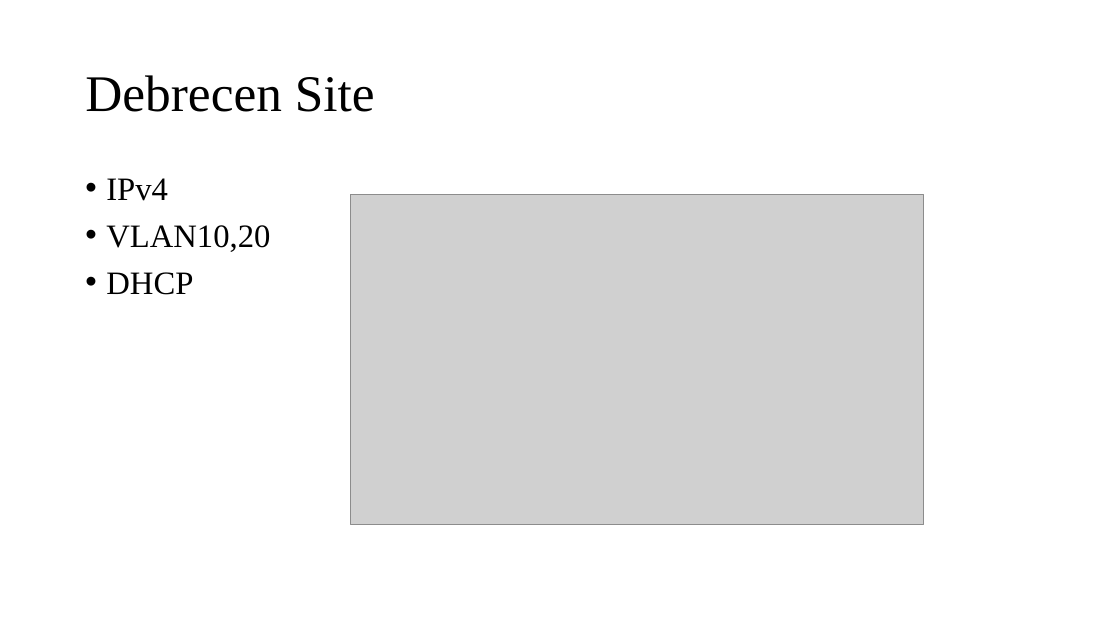
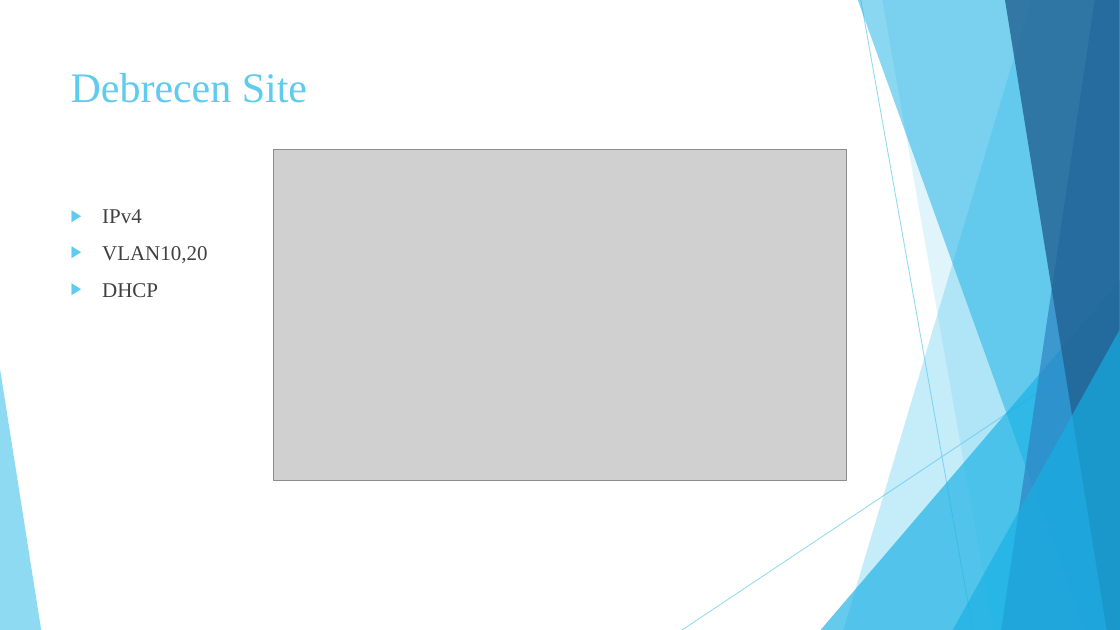
Before and after one commit to BalaWW/NetWorks, a slide deck: slide 5 of NetWorks Presentation.pptx. Drawn at 1120x630 pixels with LibreOffice and Linux fonts; fonts in the diff are those of the drawing; grey boxes stand for pictures. Boxes give left, top, right and bottom in pixels: in the first picture for what was removed or moved away, otherwise in the second. Text is boxed around its words. In the diff, an @@ line names an element or a change of style, - is before the commit and + after.

```diff
--- a/NetWorks Presentation.pptx
+++ b/NetWorks Presentation.pptx
@@ title "Debrecen Site" moved from (x1=85, y1=75, x2=375, y2=112) to (x1=71, y1=73, x2=307, y2=103) @@
@@ title "Debrecen Site" at (x1=71, y1=73, x2=307, y2=103): size 44 to 36 pt, text colour #000000 to #5FCBEF; line spacing 0.9 to 1; vertical alignment middle to top @@
@@ picture moved from (x1=351, y1=194, x2=924, y2=525) to (x1=274, y1=150, x2=847, y2=481) @@
@@ text "IPv4" moved from (x1=106, y1=178, x2=270, y2=295) to (x1=102, y1=209, x2=207, y2=297) @@
@@ text "IPv4" at (x1=102, y1=209, x2=207, y2=297): size 28 to 18 pt, text colour #000000 to #404040; bullet • to ▶; line spacing 0.9 to 1 @@
@@ group added at (x1=0, y1=0, x2=1120, y2=630): 5 freeform shapes, 3 triangles, 2 lines @@
```
Also in this commit, not shown: 12 other slides changed, 2 other files.
